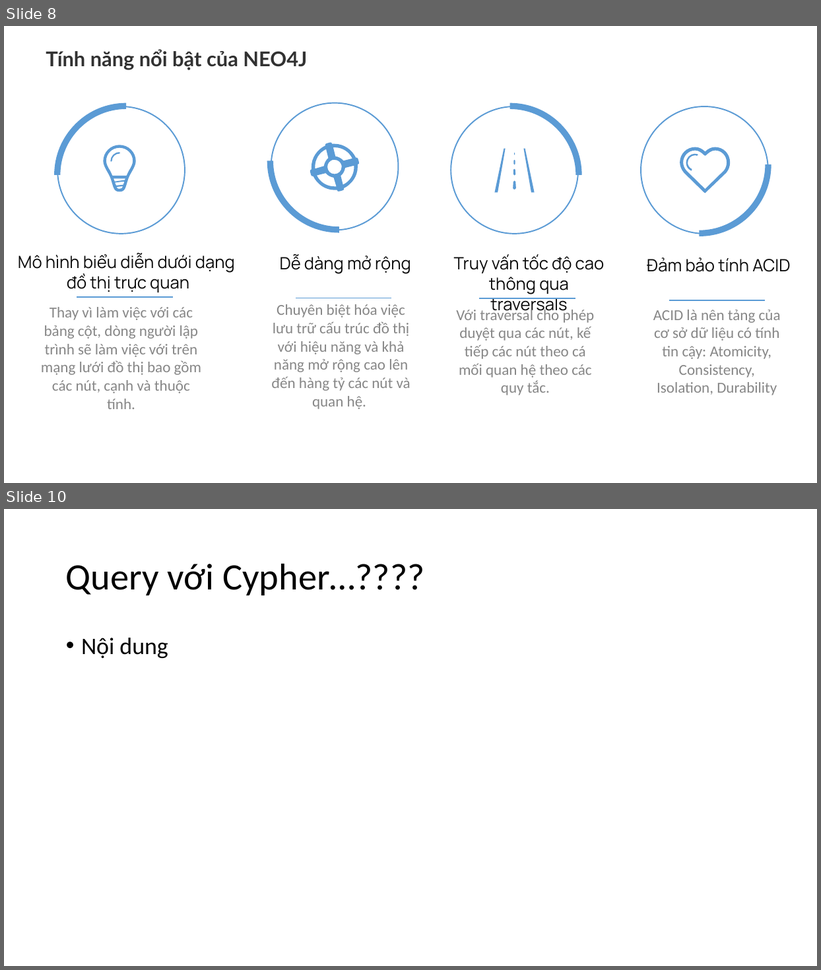
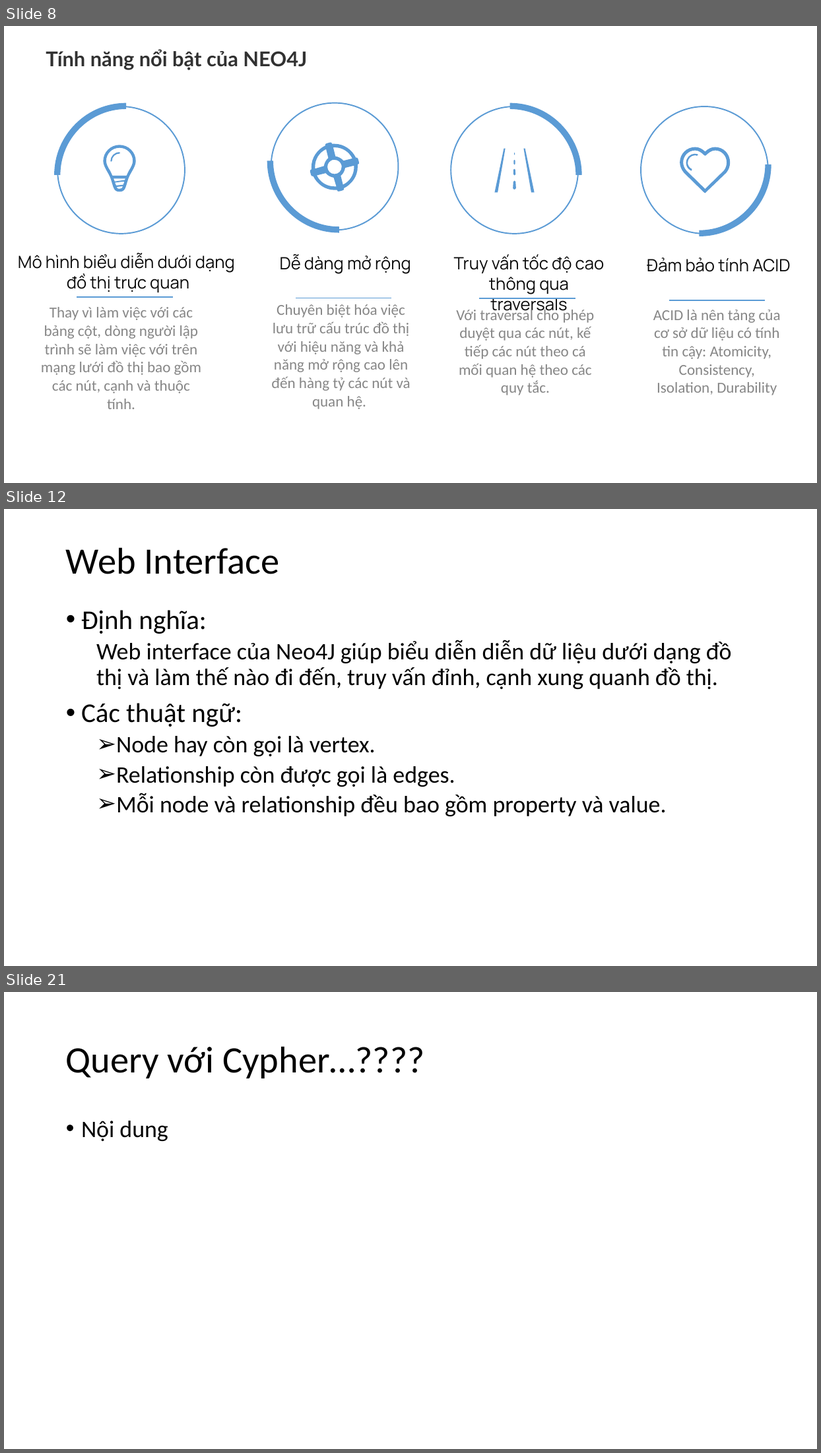
Before and after one commit to NguyenDucHoangLong/Group_4_HTTTHD, a slide deck: Document/Seminar/Slide_Nhóm 4.pptx. Shown one above the other, each under a label of ours: slides 8 and 10 before the commit, slides 8, 12 and 21 after it; the slides between them are not shown. The pictures are 821x970 and 821x1453 pixels, drawn with LibreOffice and Linux fonts; fonts in the diff are those of the drawing. Boxes give left, top, right and bottom in pixels: in the first picture for what was removed or moved away, otherwise in the second. Text is boxed around its words. In the diff, an @@ line names an element or a change of style, - is before the commit and + after.

```diff
--- a/Document/Seminar/Slide_Nhóm 4.pptx
+++ b/Document/Seminar/Slide_Nhóm 4.pptx
@@ slide 12 added at (4,509,817,966), background #FFFFFF @@
@@ title added at (66,547,279,574), 44 pt, text #000000 @@
+Web Interface
@@ text added at (81,610,732,817), 28 pt, text #000000 @@
+• Định nghĩa:
+  Web interface của Neo4J giúp biểu diễn diễn dữ liệu dưới dạng đồ thị và làm thế nào đi đến, truy vấn đỉnh, cạnh xung quanh đồ thị.
+• Các thuật ngữ:
+  ➢ Node hay còn gọi là vertex.
+  ➢ Relationship còn được gọi là edges.
+  ➢ Mỗi node và relationship đều bao gồm property và value.
@@ what was slide 10 is now slide 21 @@
```
Also in this commit, not shown: 1 slide changed, 11 other slides added, 1 slide removed.
